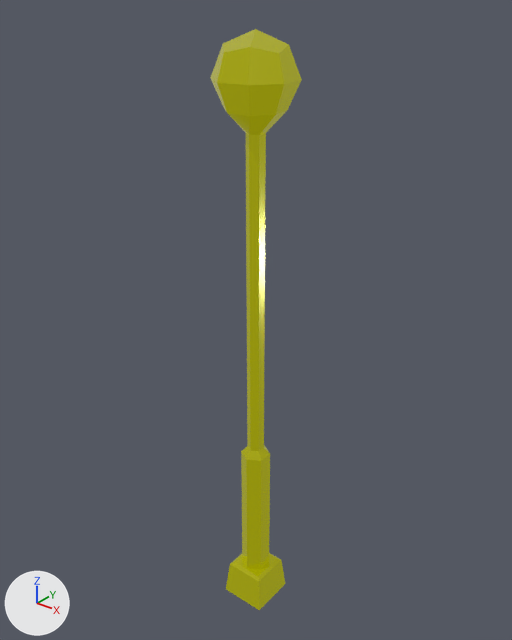
One commit to the glTF model public/models/lamp-city.glb: the scene before it, then after it.
One viewpoint serves both versions: a camera (50 mm lens) standing at (4.24, -5.29, 7.11) and looking at (-0.12, 0.15, 3.74). Arrows for +X, +Y and +Z are at lower left; the lights stay in place. Where no turn or scale is listed for an object, it has been applied to the vertices.

The older version as bpy lines, for what is in view:
```python
me_lamp_city = bpy.data.meshes.new('lamp-city')
me_lamp_city.from_pydata(...)  # 73 vertices, 130 faces; spans x -0.41..0.41, y -0.41..0.41, z 0.0..6.69
me_lamp_city.materials.append(mat_lowpoly_colors)
ob_lamp_city = bpy.data.objects.new('lamp-city', me_lamp_city)
ob_lamp_city.location = (0.0, 0.0, 0.0)
```
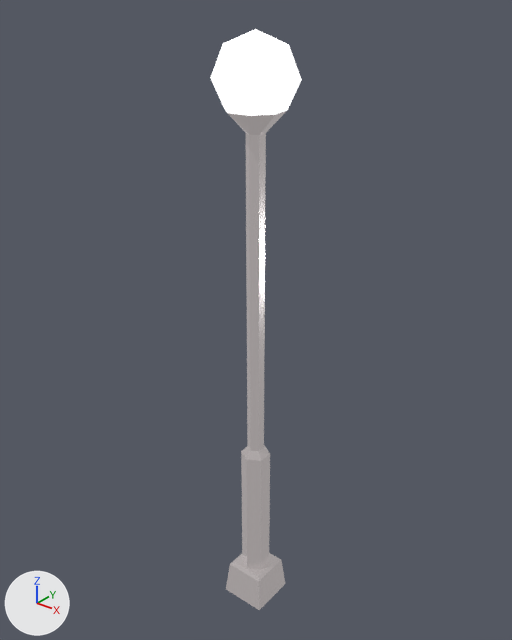
Diff of the bpy script that builds the scene:
```diff
--- a/public/models/lamp-city.glb.py
+++ b/public/models/lamp-city.glb.py
@@ img_base @@
+img_base = load_image('base', '_unpacked/base', 1024, 1024, 'sRGB')
@@ mat_lowpoly_colors_001 @@
+mat_lowpoly_colors_001 = bpy.data.materials.new('LOWPOLY-COLORS.001')
+# uses the picture img_base
@@ me_lamp_city @@
 me_lamp_city.from_pydata(...)  # 73 vertices, 130 faces; spans x -0.41..0.41, y -0.41..0.41, z 0.0..6.69
-me_lamp_city.materials.append(mat_lowpoly_colors)
+me_lamp_city.materials.append(mat_lowpoly_colors_001)
```

Changed parts and their boxes (x1, y1, x2, y2) in the pictures (512 x 640 px):
'lamp-city', recoloured (yellow to white)
    both: (210, 29, 302, 610)
